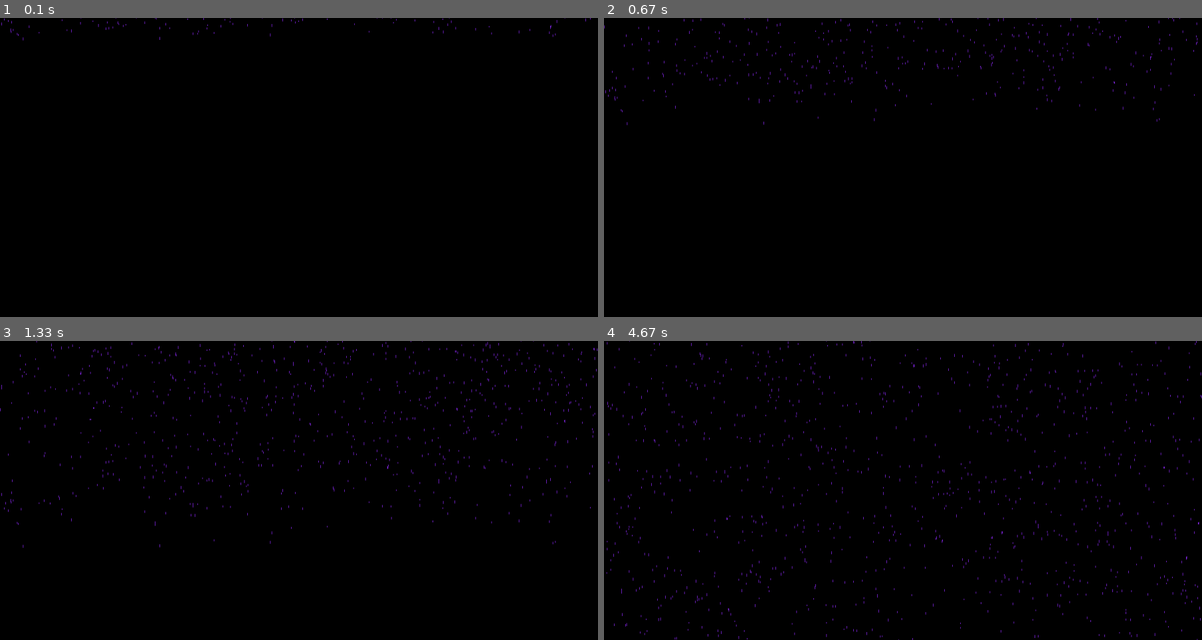
Above: before the commit, frames 1-4 (two rows, left to right).
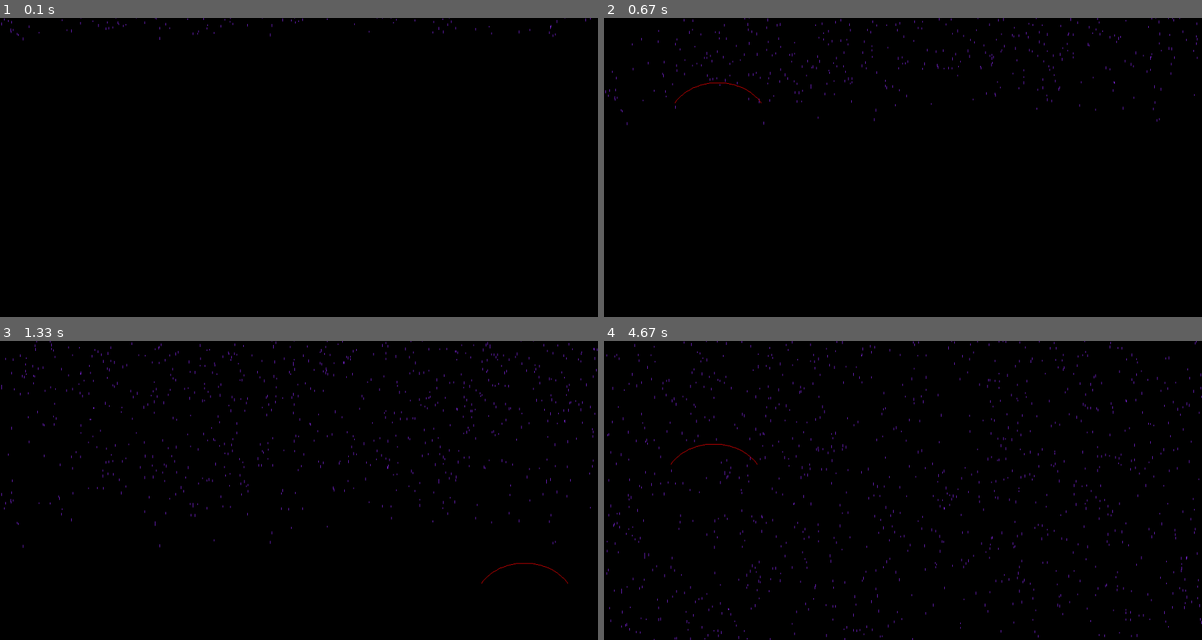
Above: after the commit, the same moments.

Repository: LittleFinchy/mini-pygames
Game: pygame game, started from purp_rain/main.py
Two runs of this game, one before a commit and one after it. Both use one fixed random seed, a clock stepped at 60 frames per second and the inputs below.
Inputs (mouse positions are in pixels of both pictures, inside the frame that each line leads up to):
- Up to frame 1 (0.1 s): no input
- Up to frame 2 (0.67 s): press the mouse at (1166, 86) at 0.37 s; move the mouse to (944, 104) at 0.47 s; release the mouse at (717, 122) at 0.6 s
- Up to frame 3 (1.33 s): press the mouse at (328, 370) at 0.7 s; move the mouse to (215, 394) at 0.8 s; release the mouse at (95, 418) at 0.93 s; press the mouse at (544, 343) at 1.03 s; move the mouse to (538, 472) at 1.13 s; release the mouse at (526, 604) at 1.27 s
- Up to frame 4 (4.67 s): press the mouse at (855, 346) at 1.37 s; move the mouse to (813, 466) at 1.47 s; release the mouse at (771, 586) at 1.6 s; press the mouse at (1148, 589) at 1.7 s; move the mouse to (938, 562) at 1.8 s; release the mouse at (735, 538) at 1.93 s; press the mouse at (669, 466) at 2.03 s; move the mouse to (897, 421) at 2.13 s; release the mouse at (1124, 376) at 2.27 s; press the mouse at (651, 343) at 2.37 s; move the mouse to (765, 361) at 2.47 s; release the mouse at (873, 379) at 2.6 s; press the mouse at (974, 415) at 2.7 s; move the mouse to (1010, 412) at 2.8 s; release the mouse at (1052, 406) at 2.93 s; press the mouse at (932, 589) at 3.03 s; move the mouse to (938, 529) at 3.13 s; release the mouse at (950, 472) at 3.27 s; press the mouse at (789, 484) at 3.37 s; move the mouse to (783, 493) at 3.47 s; release the mouse at (777, 502) at 3.6 s; press the mouse at (1070, 574) at 3.7 s; move the mouse to (998, 490) at 3.8 s; release the mouse at (932, 406) at 3.93 s; press the mouse at (1154, 628) at 4.03 s; move the mouse to (920, 574) at 4.13 s; release the mouse at (687, 520) at 4.27 s; press the mouse at (735, 565) at 4.37 s; move the mouse to (723, 523) at 4.47 s; release the mouse at (711, 484) at 4.6 s

Frame 1 is identical in both runs. In frame 2, 0.1% of the frame differs, in the area x 0-100%, y 0-29%; in frame 3, 0.3%; in frame 4, 1.8%, in the area x 0-100%, y 0-100%.

Commit message:
bubble sort init

Diff:
--- /dev/null
+++ b/bub_sort/main.py
@@ -0,0 +1,26 @@
+import pygame
+from pygame.locals import *
+from stick import Stick
+
+
+pygame.init()
+
+win = pygame.display.set_mode((1200,600))
+NUM_OF_STICKS = 100
+
+sticks = []
+
+run = True
+while run:
+
+    for event in pygame.event.get():
+        if event.type == pygame.QUIT:
+            run = False
+
+    test.show(win)
+
+    pygame.display.update()
+    win.fill((0,0,0))
+
+
+pygame.quit()
--- /dev/null
+++ b/bub_sort/stick.py
@@ -0,0 +1,22 @@
+import pygame
+import random
+
+class Stick:
+    def __init__(self, x, w):
+        self.x = x
+        self.w = w
+        self.h = random.randint(10,500)
+        self.top = pygame.display.get_surface().get_size()[1] - self.h
+
+    def __gt__(self, other):
+        if self.h > other.h:
+            return True
+        return False
+
+    def __lt__(self, other):
+        if self.h < other.h:
+            return True
+        return False
+
+    def show(self, win):
+        pygame.draw.rect(win, (155,0,0), (self.x, self.top, self.w, self.h))
--- a/main.py
+++ b/purp_rain/main.py
@@ -34,14 +34,14 @@
         if event.type == pygame.QUIT:
             run = False
 
-        if event.type == MOUSEBUTTONDOWN:
-            show_umb = True
-        if event.type == MOUSEBUTTONUP:
-            show_umb = False
+        # if event.type == MOUSEBUTTONDOWN:
+        #     show_umb = True
+        # if event.type == MOUSEBUTTONUP:
+        #     show_umb = False
 
-    if show_umb:
-        umb.update()
-        umb.show(win)
+    #if show_umb:
+    umb.update()
+    umb.show(win)
 
     pygame.display.update()
     win.fill((0,0,0))
Renamed: drop.py -> purp_rain/drop.py
Renamed: umbrella.py -> purp_rain/umbrella.py
